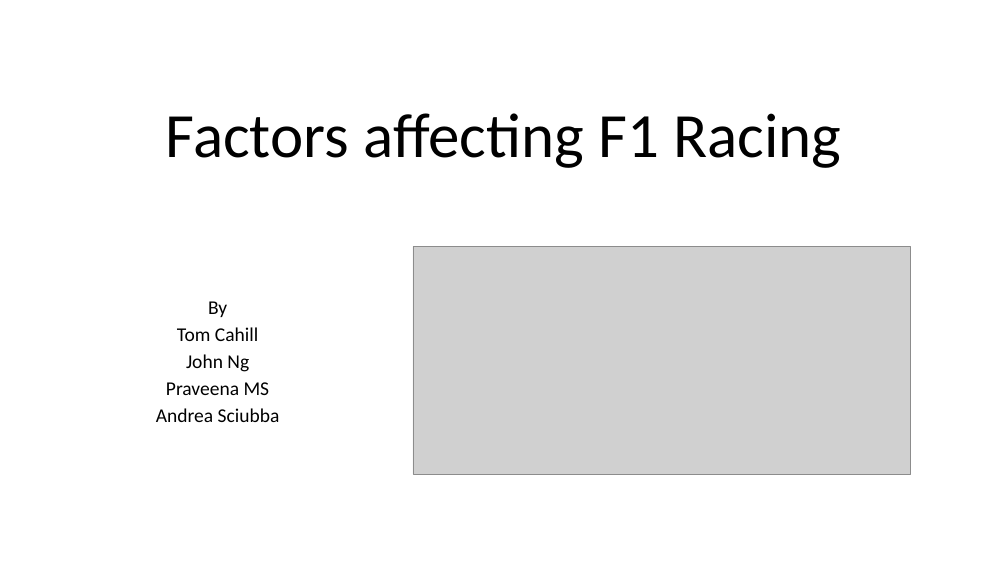
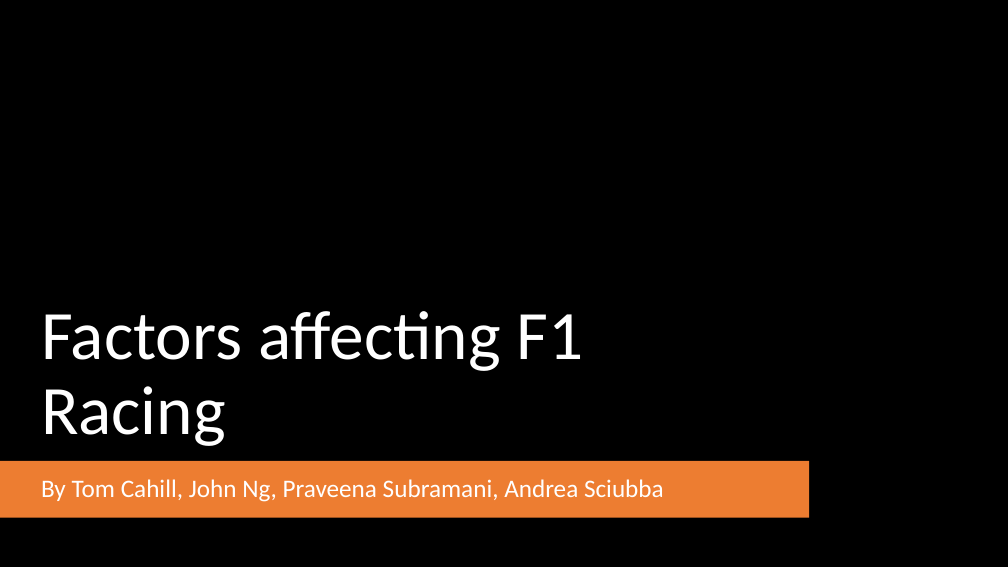
Before and after one commit to Praveena-codee/Project1, a slide deck: slide 1 of Project 1 - F1 factors.pptx. Drawn at 1008x567 pixels with LibreOffice and Linux fonts; fonts in the diff are those of the drawing; grey boxes stand for pictures; background and template pictures are left out. Boxes give left, top, right and bottom in pixels: in the first picture for what was removed or moved away, otherwise in the second. Text is boxed around its words. In the diff, an @@ line names an element or a change of style, - is before the commit and + after.

```diff
--- a/Project 1 - F1 factors.pptx
+++ b/Project 1 - F1 factors.pptx
@@ background #FFFFFF to picture (left out) @@
@@ rectangle added at (0,187,1008,567), fill gradient #000000 @@
@@ title "Factors affecting F1 Racing": place and size @@
-title "Factors affecting F1 Racing" at (166,113,841,168)
+title "Factors affecting F1 Racing" at (41,311,584,446)
@@ title "Factors affecting F1 Racing" at (41,311,584,446): size 60 to 66 pt, text colour #000000 to #FFFFFF; alignment centre to left @@
@@ picture removed at (413,247,910,474) @@
@@ rounded rectangle added at (0,461,809,518), fill #ED7D31 @@
@@ subtitle "By Tom Cahill, John Ng, ..." at (41,479,664,502): vertical alignment top to middle @@
@@ subtitle at (41,479,664,502): text changed; size 18.6 to 24 pt; text colour #000000 to #FFFFFF @@
-By
-Tom Cahill
-John Ng
-Praveena MS
-Andrea Sciubba
+By Tom Cahill, John Ng, Praveena Subramani, Andrea Sciubba
```
Also in this commit, not shown: 7 other slides changed, 5 slides added, 5 slides removed.
